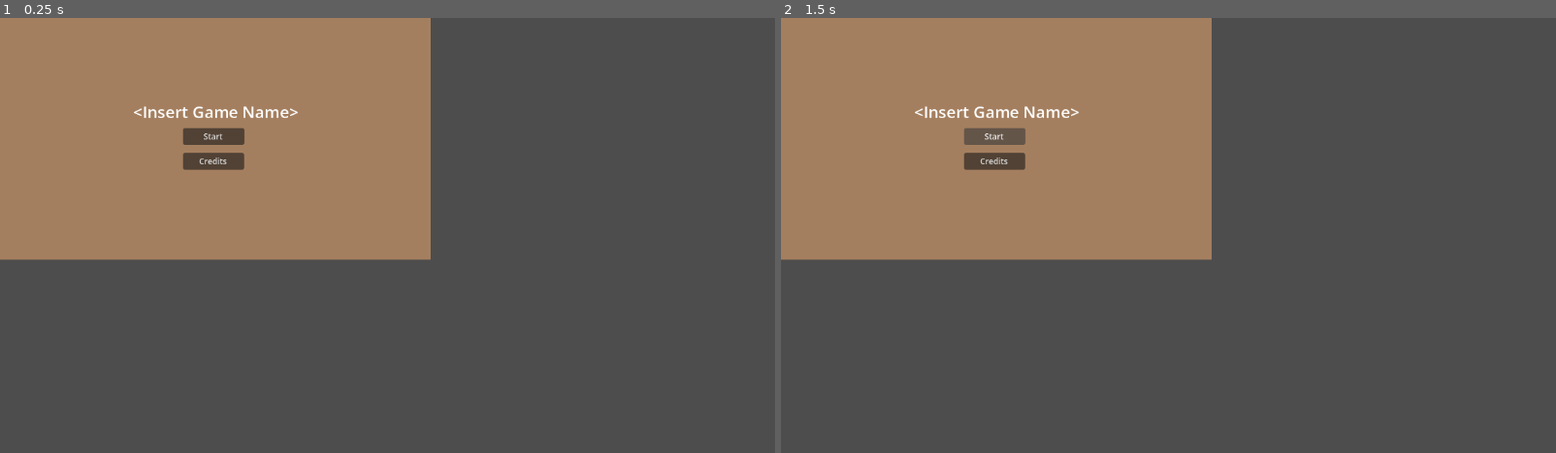
Above: before the commit, frames 1-2 (left to right).
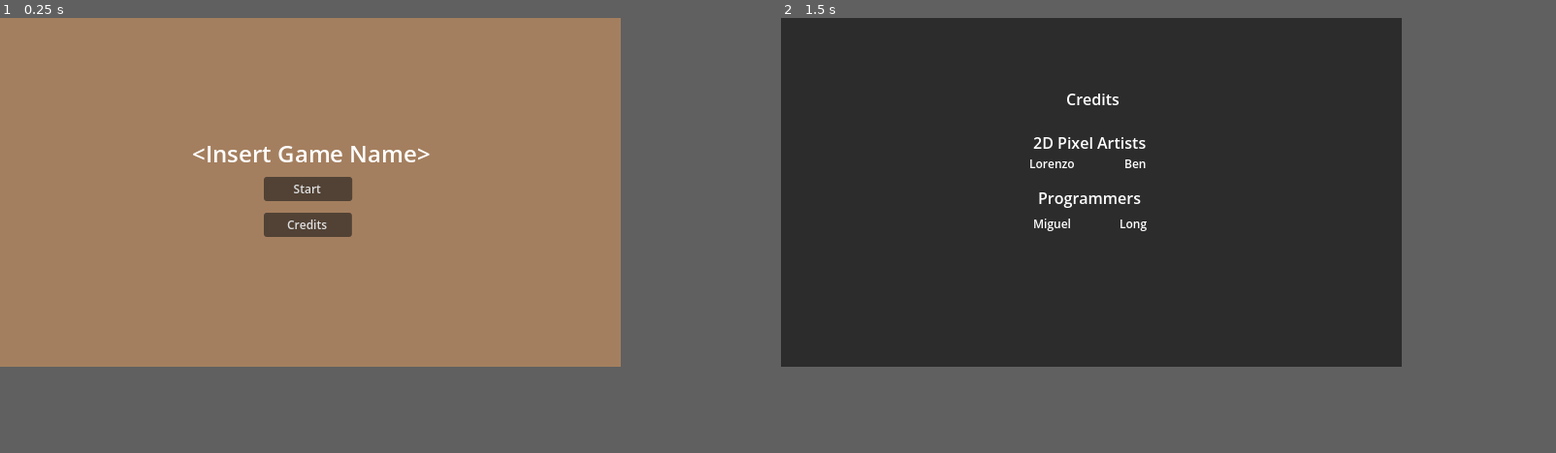
Above: after the commit, the same moments.

Repository: longv1-code/chillennium-26
Game: Godot game, scene res://main_menu.tscn
The game is run twice, just before and just after one commit, with the same random seed, the same clock (stepped at 60 frames per second) and the same inputs. Before the commit the project has no main scene; this scene is started directly in both runs.
Inputs (mouse positions are in pixels of both pictures, inside the frame that each line leads up to):
- Up to frame 1 (0.25 s): no input
- Up to frame 2 (1.5 s): click "Credits" at 0.5 s; click (998, 135) at 1.25 s, where only the run before the commit has a clickable "Start"
The window is 799x449 before the commit and 640x360 after it. Grey fills any space a smaller window leaves; there, only what the larger window draws over its background counts as a difference.

The runs differ from the first frame. In frame 1, 36% of the frame differs, in the area x 0-81%, y 0-81%; in frame 2, 64%.

Commit message:
wip start and credit screen

Diff:
--- /dev/null
+++ b/credits.gd
@@ -0,0 +1,5 @@
+extends Control
+
+func _input(event):
+	if event.is_action_pressed("escape"):
+		get_tree().change_scene_to_file("res://main_menu.tscn")
--- a/credits.tscn
+++ b/credits.tscn
@@ -1,4 +1,6 @@
 [gd_scene format=3 uid="uid://b7qyueihtf5ms"]
+
+[ext_resource type="Script" uid="uid://chv1qr4bneevh" path="res://credits.gd" id="1_nm7lk"]
 
 [node name="Credits" type="Control" unique_id=607191716]
 layout_mode = 3
@@ -7,6 +9,7 @@
 anchor_bottom = 1.0
 grow_horizontal = 2
 grow_vertical = 2
+script = ExtResource("1_nm7lk")
 
 [node name="Background" type="ColorRect" parent="." unique_id=313719606]
 layout_mode = 0
@@ -36,7 +39,7 @@
 offset_right = 57.0
 offset_bottom = 140.0
 grow_horizontal = 2
-text = "2D Pixal Artists"
+text = "2D Pixel Artists"
 
 [node name="Lorenzo" type="Label" parent="." unique_id=2140671895]
 layout_mode = 1
--- a/main_menu.gd
+++ b/main_menu.gd
@@ -12,3 +12,4 @@
 
 func _on_credit_pressed():
 	print("Credits clicked.")
+	get_tree().change_scene_to_file("res://credits.tscn")
--- a/project.godot
+++ b/project.godot
@@ -11,8 +11,52 @@
 [application]
 
 config/name="chillennium 26"
+run/main_scene="uid://4pkk3c1yeq43"
 config/features=PackedStringArray("4.6", "Forward Plus")
 config/icon="res://icon.svg"
+
+[display]
+
+window/size/viewport_width=640
+window/size/viewport_height=360
+
+[input]
+
+move_left={
+"deadzone": 0.2,
+"events": [Object(InputEventKey,"resource_local_to_scene":false,"resource_name":"","device":-1,"window_id":0,"alt_pressed":false,"shift_pressed":false,"ctrl_pressed":false,"meta_pressed":false,"pressed":false,"keycode":0,"physical_keycode":65,"key_label":0,"unicode":97,"location":0,"echo":false,"script":null)
+]
+}
+move_right={
+"deadzone": 0.2,
+"events": [Object(InputEventKey,"resource_local_to_scene":false,"resource_name":"","device":-1,"window_id":0,"alt_pressed":false,"shift_pressed":false,"ctrl_pressed":false,"meta_pressed":false,"pressed":false,"keycode":0,"physical_keycode":68,"key_label":0,"unicode":100,"location":0,"echo":false,"script":null)
+]
+}
+move_up={
+"deadzone": 0.2,
+"events": [Object(InputEventKey,"resource_local_to_scene":false,"resource_name":"","device":-1,"window_id":0,"alt_pressed":false,"shift_pressed":false,"ctrl_pressed":false,"meta_pressed":false,"pressed":false,"keycode":0,"physical_keycode":87,"key_label":0,"unicode":119,"location":0,"echo":false,"script":null)
+]
+}
+move_down={
+"deadzone": 0.2,
+"events": [Object(InputEventKey,"resource_local_to_scene":false,"resource_name":"","device":-1,"window_id":0,"alt_pressed":false,"shift_pressed":false,"ctrl_pressed":false,"meta_pressed":false,"pressed":false,"keycode":0,"physical_keycode":83,"key_label":0,"unicode":115,"location":0,"echo":false,"script":null)
+]
+}
+interact={
+"deadzone": 0.2,
+"events": [Object(InputEventKey,"resource_local_to_scene":false,"resource_name":"","device":-1,"window_id":0,"alt_pressed":false,"shift_pressed":false,"ctrl_pressed":false,"meta_pressed":false,"pressed":false,"keycode":0,"physical_keycode":70,"key_label":0,"unicode":102,"location":0,"echo":false,"script":null)
+]
+}
+qte_action={
+"deadzone": 0.2,
+"events": [Object(InputEventKey,"resource_local_to_scene":false,"resource_name":"","device":-1,"window_id":0,"alt_pressed":false,"shift_pressed":false,"ctrl_pressed":false,"meta_pressed":false,"pressed":false,"keycode":0,"physical_keycode":32,"key_label":0,"unicode":32,"location":0,"echo":false,"script":null)
+]
+}
+escape={
+"deadzone": 0.2,
+"events": [Object(InputEventKey,"resource_local_to_scene":false,"resource_name":"","device":-1,"window_id":0,"alt_pressed":false,"shift_pressed":false,"ctrl_pressed":false,"meta_pressed":false,"pressed":false,"keycode":0,"physical_keycode":4194305,"key_label":0,"unicode":0,"location":0,"echo":false,"script":null)
+]
+}
 
 [physics]
 
Not shown, added: credits.gd.uid
